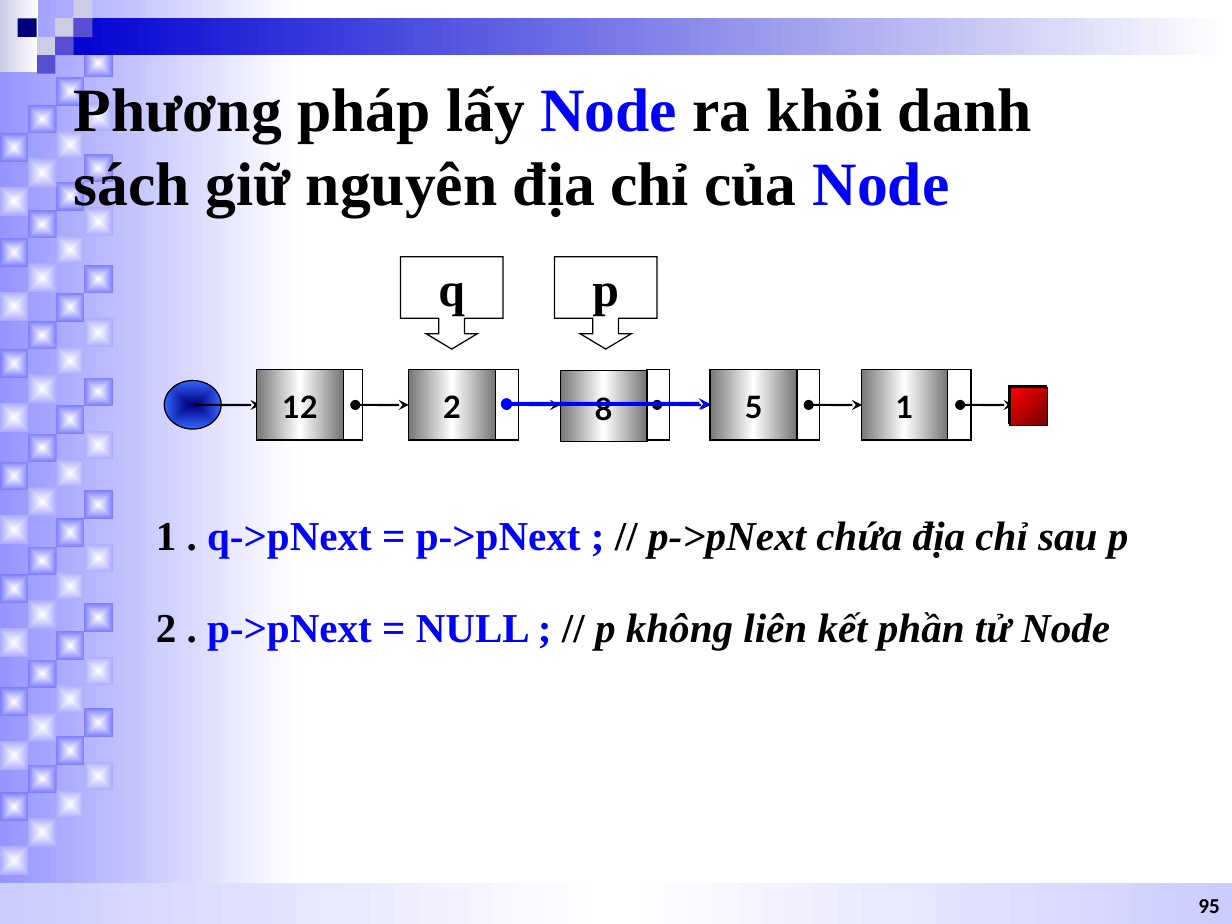
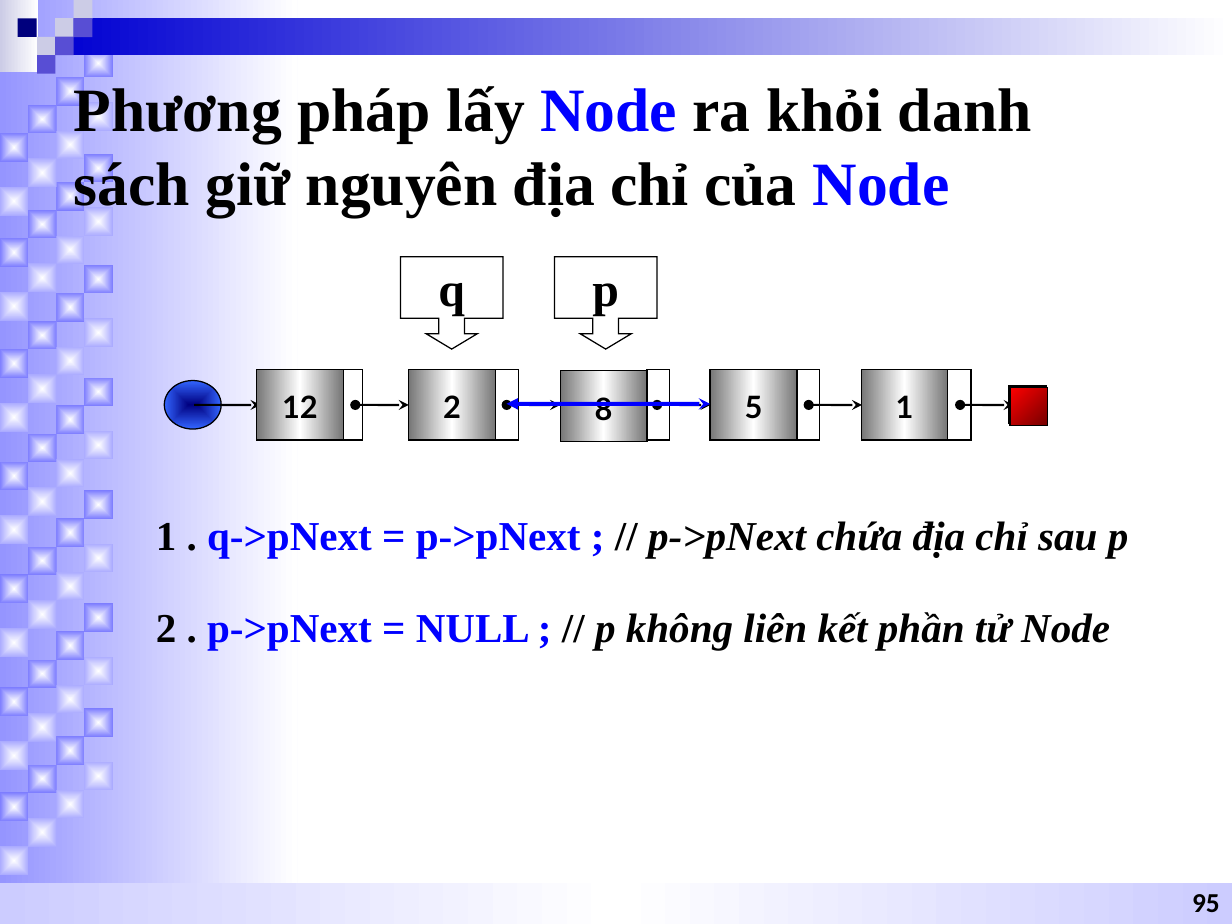
Before and after one commit to baoanth/da22ttc-th-ctdlgt, a slide deck: slide 95 of @huong-dan-thuc-hanh/danh-sach-lien-ket.ppt. Drawn at 1232x924 pixels with LibreOffice and Linux fonts; fonts in the diff are those of the drawing. Boxes give left, top, right and bottom in pixels: in the first picture for what was removed or moved away, otherwise in the second. Text is boxed around its words. In the diff, an @@ line names an element or a change of style, - is before the commit and + after.

```diff
--- a/@huong-dan-thuc-hanh/danh-sach-lien-ket.ppt
+++ b/@huong-dan-thuc-hanh/danh-sach-lien-ket.ppt
@@ double arrow (506, 404) - (710, 404): arrowheads changed @@
@@ page number at [1192,894,1220,912]: size 12.4 to 16 pt; line spacing 0.8 to 1 @@
```
Also in this commit, not shown: 15 other slides changed, 3 other files.
